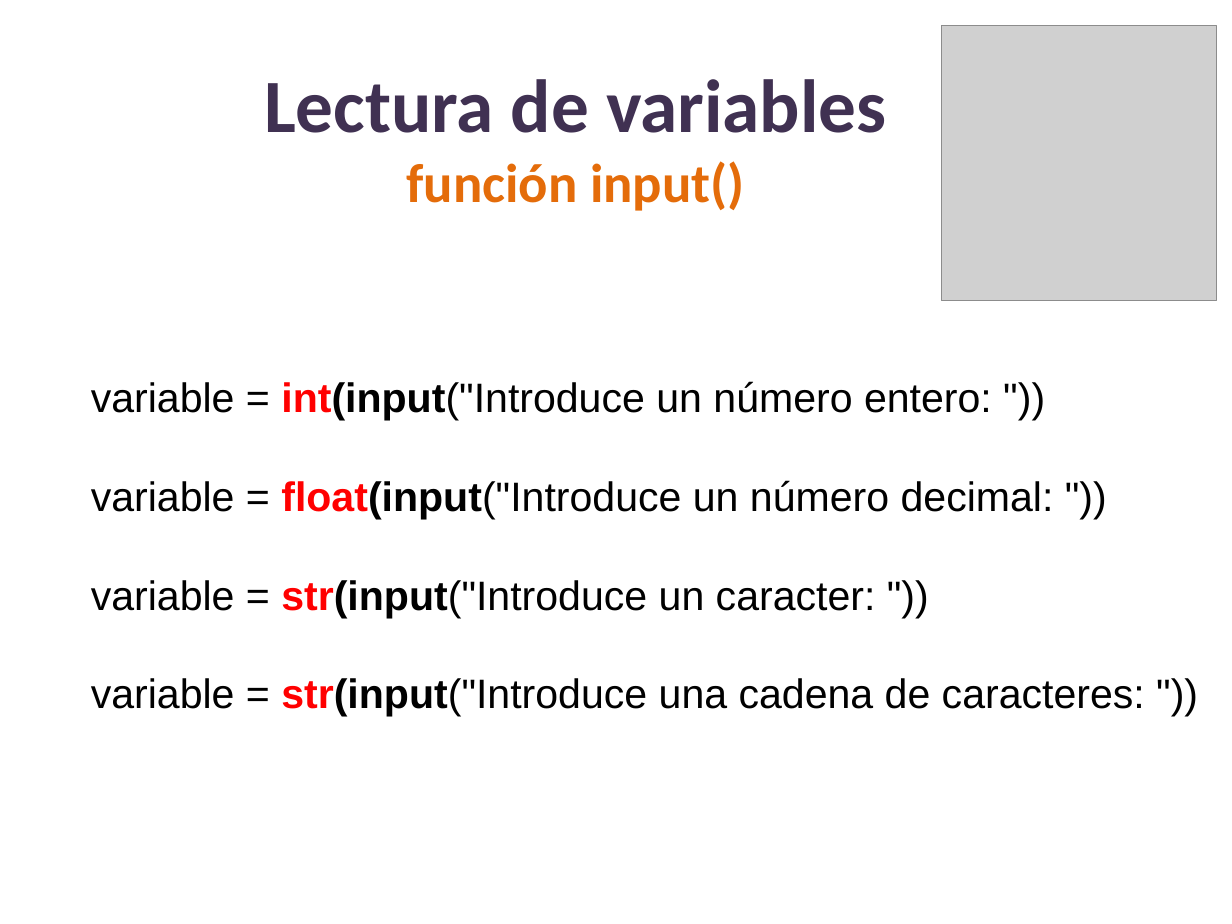
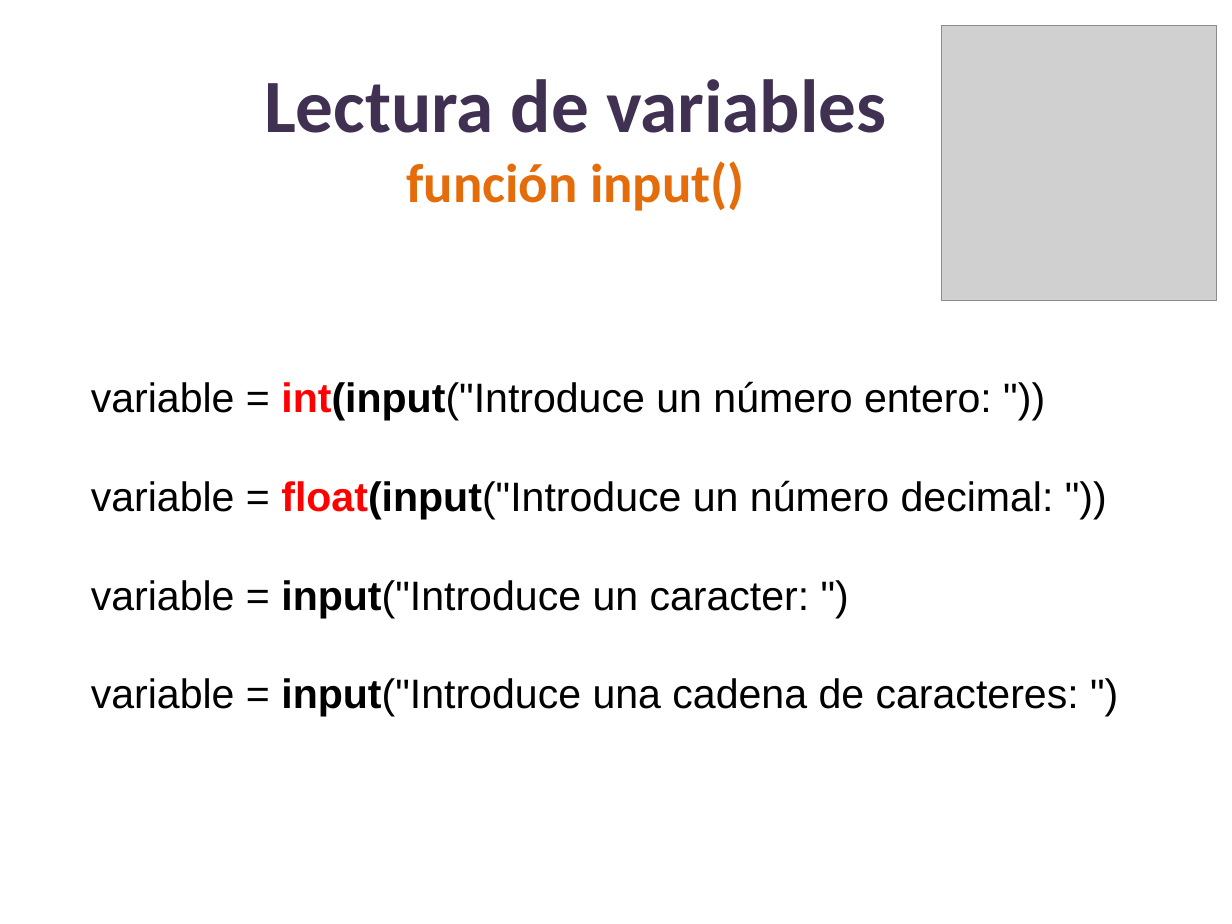
Before and after one commit to lizetheP/Analitica, a slide deck: slide 15 of Calendario2025/presentaciones/1_Componentes.pptx. Drawn at 1232x924 pixels with LibreOffice and Linux fonts; fonts in the diff are those of the drawing; grey boxes stand for pictures. Boxes give left, top, right and bottom in pixels: in the first picture for what was removed or moved away, otherwise in the second. Text is boxed around its words. In the diff, an @@ line names an element or a change of style, - is before the commit and + after.

Commit message:
subir

```diff
--- a/Calendario2025/presentaciones/1_Componentes.pptx
+++ b/Calendario2025/presentaciones/1_Componentes.pptx
@@ text at [91,580,1079,716]: text changed @@
-variable = str(input("Introduce un caracter: "))
-variable = str(input("Introduce una cadena de caracteres: "))
+variable = input("Introduce un caracter: ")
+variable = input("Introduce una cadena de caracteres: ")
```
